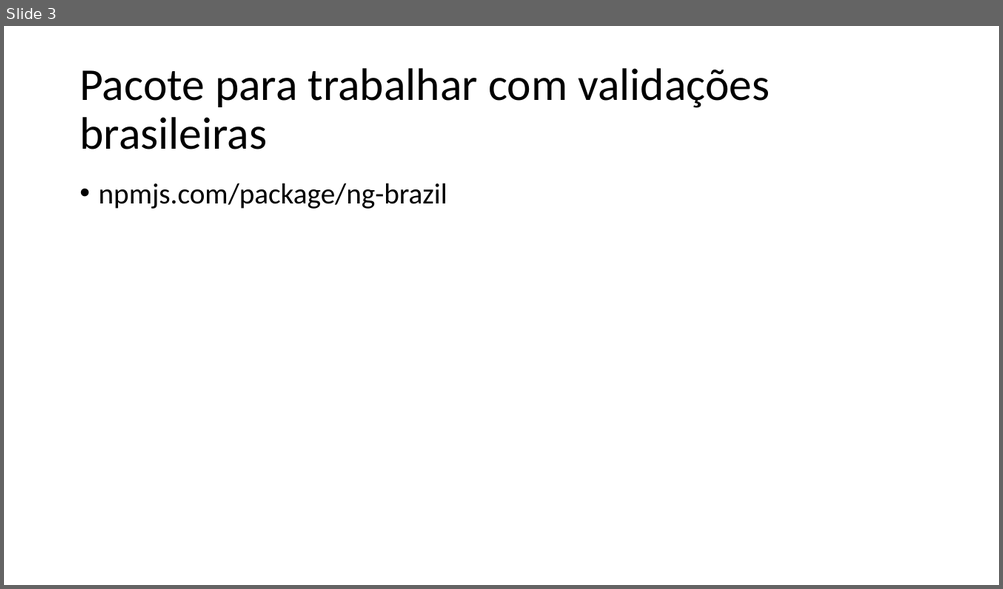
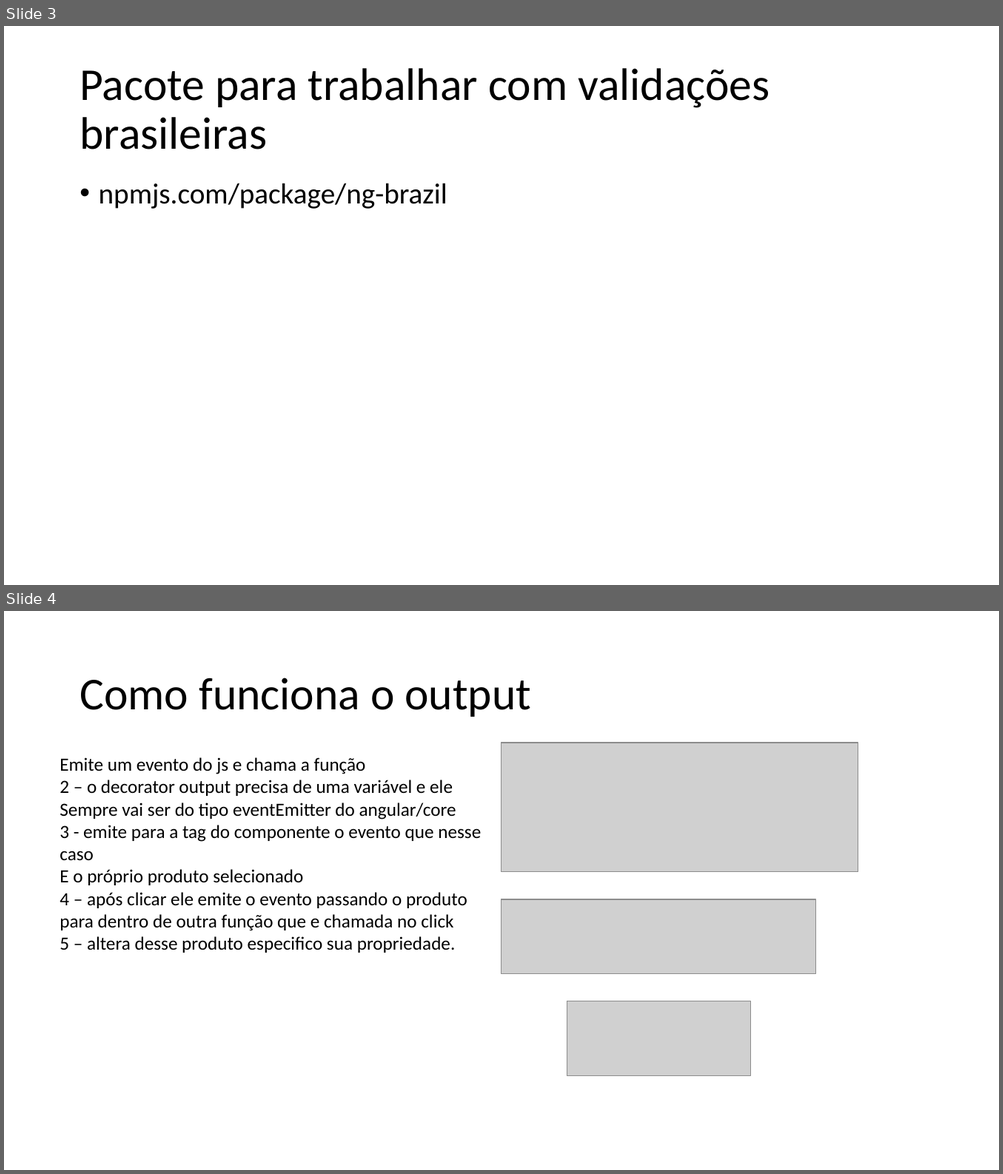
Before and after one commit to antonio2911/Angular-Avan-ado, a slide deck: doc.pptx. Shown one above the other, each under a label of ours: slide 3 before the commit, slides 3 and 4 after it. The pictures are 1003x589 and 1003x1174 pixels, drawn with LibreOffice and Linux fonts; fonts in the diff are those of the drawing; grey boxes stand for pictures. Boxes give left, top, right and bottom in pixels: in the first picture for what was removed or moved away, otherwise in the second. Text is boxed around its words. In the diff, an @@ line names an element or a change of style, - is before the commit and + after.

Commit message:
ViewChild-Input-output

```diff
--- a/doc.pptx
+++ b/doc.pptx
@@ slide 4 added at [4,611,999,1170], background #FFFFFF @@
@@ title added at [79,678,531,717], 44 pt, text #000000 @@
+Como funciona o output
@@ picture added at [502,743,858,873] @@
@@ text added at [60,758,481,953], 18 pt, text #000000 @@
+Emite um evento do js e chama a função
+2 – o decorator output precisa de uma variável e ele
+Sempre vai ser do tipo eventEmitter do angular/core
+3 - emite para a tag do componente o evento que nesse caso
+E o próprio produto selecionado
+4 – após clicar ele emite o evento passando o produto para dentro de outra função que e chamada no click
+5 – altera desse produto especifico sua propriedade.
@@ picture added at [502,900,817,974] @@
@@ picture added at [566,1002,751,1076] @@
```
Also in this commit, not shown: 9 other files.
